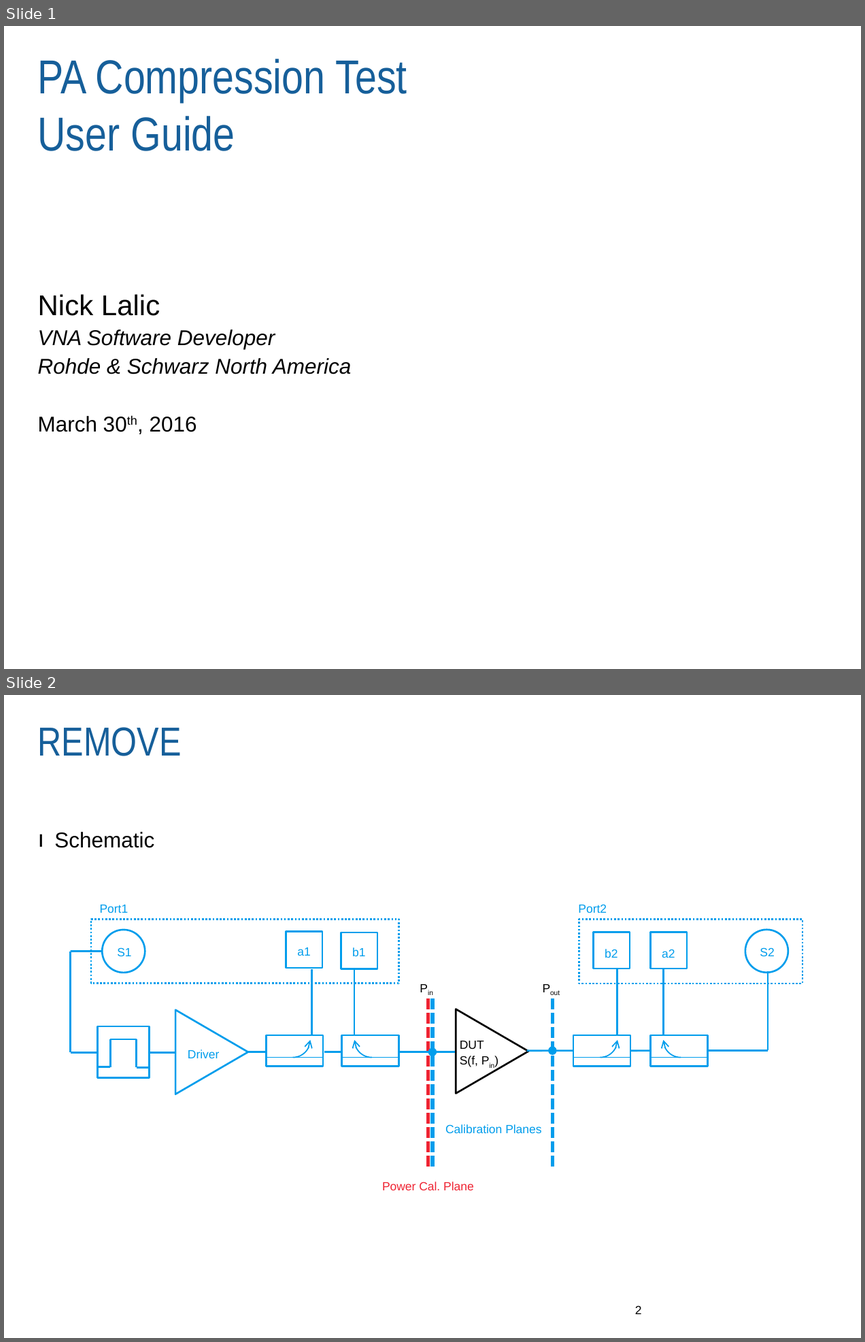
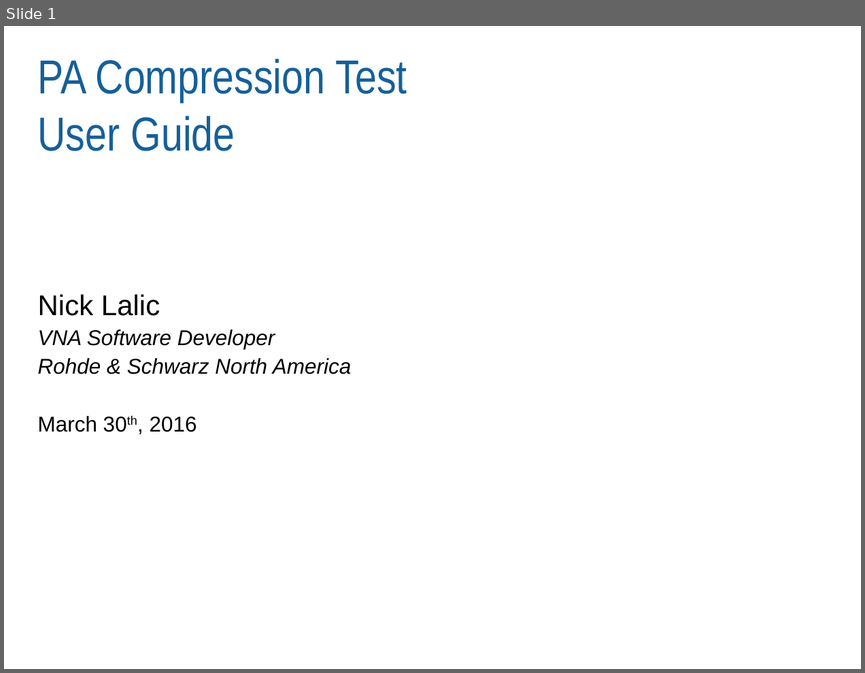
Before and after one commit to Terrabits/PACompressionTest, a slide deck: Documentation/User manual/PA Compression Test User manual.pptx. Shown one above the other, each under a label of ours: slides 1 and 2 before the commit, slide 1 after it. The pictures are 865x1342 and 865x673 pixels, drawn with LibreOffice and Linux fonts; fonts in the diff are those of the drawing; background and template pictures are left out. Boxes give left, top, right and bottom in pixels: in the first picture for what was removed or moved away, otherwise in the second. Text is boxed around its words. In the diff, an @@ line names an element or a change of style, - is before the commit and + after.

```diff
--- a/Documentation/User manual/PA Compression Test User manual.pptx
+++ b/Documentation/User manual/PA Compression Test User manual.pptx
@@ slide 2 removed at (4, 695, 861, 1338), background #FFFFFF @@
@@ title removed at (38, 727, 181, 756) @@
-REMOVE
@@ text removed at (54, 832, 154, 848) @@
-ı Schematic
@@ group removed at (70, 904, 802, 1190): 27 lines, 14 texts, 11 rectangles, 4 arc (boxed as its full ellipse)s, 4 ellipses, 2 triangles @@
-Pin
-Pout
-DUT
-S(f, Pin)
-S1
-a1
-b1
-Power Cal. Plane
-Calibration Planes
-Port1
-S2
-a2
-b2
-Port2
-Driver
@@ page number removed at (635, 1305, 642, 1314) @@
-2
```
Also in this commit, not shown: 2 other files.
